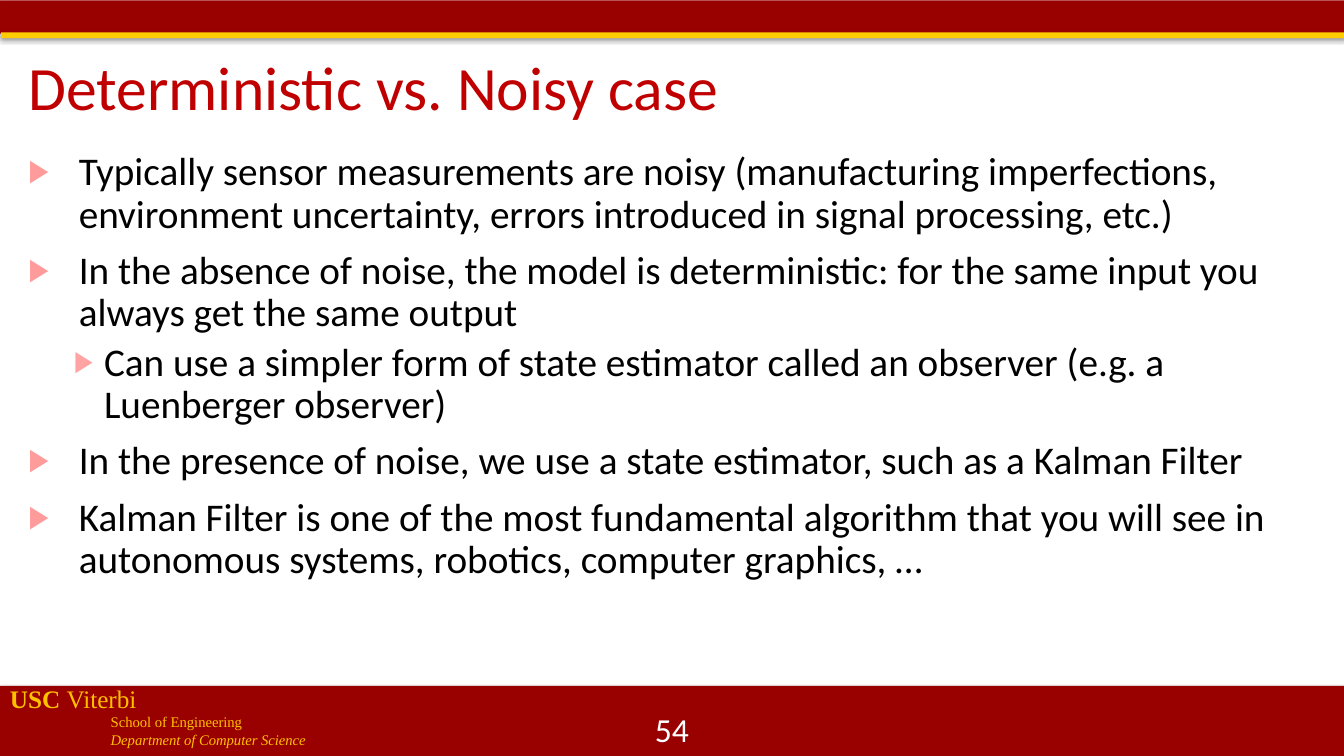
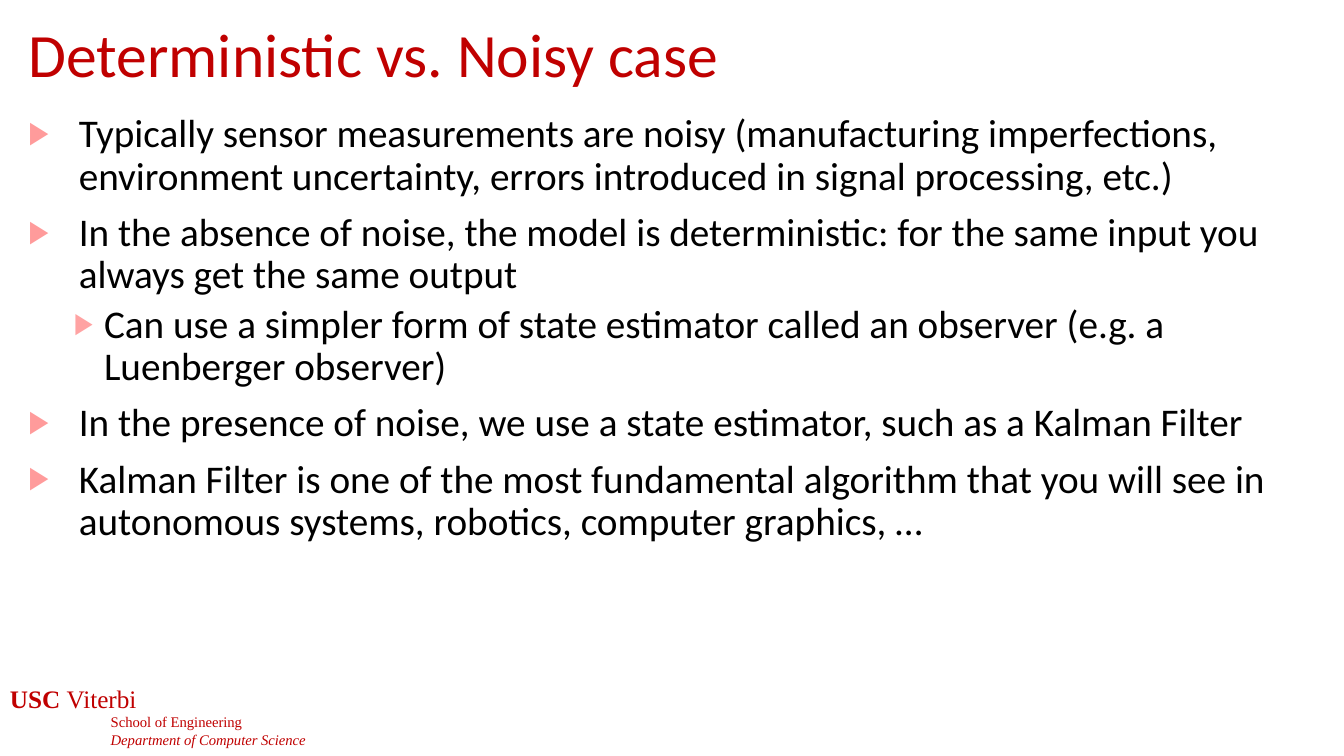
Before and after one commit to jdeshmukh/jdeshmukh.github.io, a slide deck: slide 54 of teaching/cs513slides/lecture5-Control.pptx. Drawn at 1344x756 pixels with LibreOffice and Linux fonts; fonts in the diff are those of the drawing; background and template pictures are left out. Boxes give left, top, right and bottom in pixels: in the first picture for what was removed or moved away, otherwise in the second. Text is boxed around its words. In the diff, an @@ line names an element or a change of style, - is before the commit and + after.

```diff
--- a/teaching/cs513slides/lecture5-Control.pptx
+++ b/teaching/cs513slides/lecture5-Control.pptx
@@ rectangle removed at [0,0,1344,33] @@
@@ title "Deterministic vs. Noisy case": place and size @@
-title "Deterministic vs. Noisy case" at [28,67,718,120]
+title "Deterministic vs. Noisy case" at [28,34,718,87]
@@ rectangle removed at [1,32,1344,38] @@
@@ text "Typically sensor measurements are noisy ...": place and size @@
-text "Typically sensor measurements are noisy ..." at [79,156,1265,580]
+text "Typically sensor measurements are noisy ..." at [79,118,1265,542]
@@ text "USC Viterbi" at [10,690,306,748]: text colour #FFC000 to #C00000 @@
@@ rectangle removed at [0,687,1344,756] @@
```
Also in this commit, not shown: 70 other slides changed, 1 other file.
